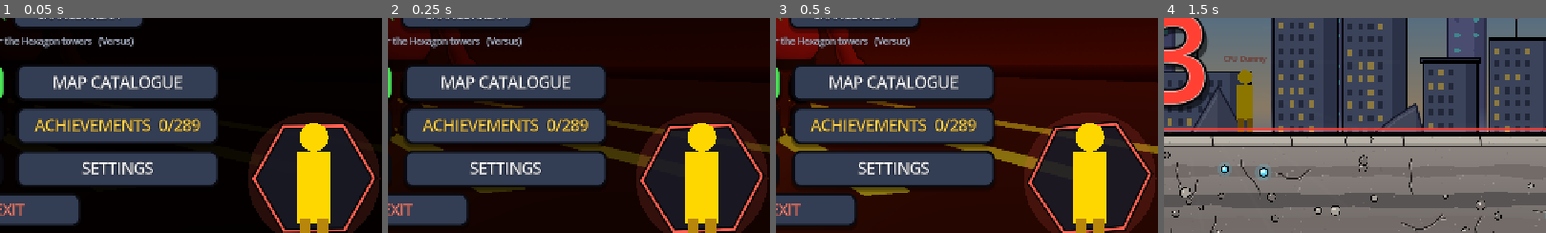
Above: before the commit, frames 1-4 (left to right).
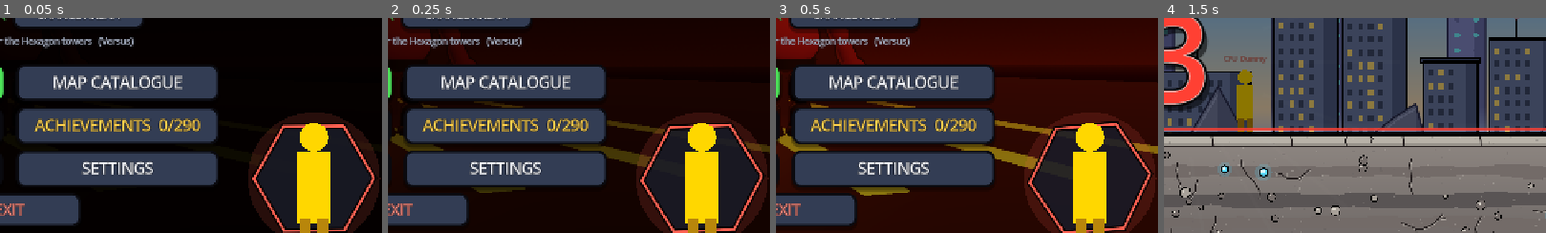
Above: after the commit, the same moments.

Repository: mahitoitadori2-dotcom/fighting-game
Game: Godot game, scene res://scenes/MainMenu.tscn
The game is run twice, just before and just after one commit, with the same random seed, the same clock (stepped at 60 frames per second) and the same inputs.
Inputs:
- Up to frame 1 (0.05 s): no input
- Up to frame 2 (0.25 s): no input
- Up to frame 3 (0.5 s): no input
- Up to frame 4 (1.5 s): click "PLAY" at 0.5 s; click "START" at 1.25 s
The pictures show only the part of the screen within x 49-99%, y 40-90%; the shares and areas given below are measured in that part.

The runs differ from the first frame. In frame 1, 0.1% of the frame differs, in the area x 47-53%, y 47-53%; in frame 2, 0.1%; in frame 3, 0.1%; in frame 4, nothing differs.

Commit message:
Level 80 THE STORM ATTACKS: Trainer cut off, the Storm breaks into Orbis Terrarum, breaking-bridge run with the other hero + Trainer, the dead town, cave slide chased by the Storm, possessed corpse waves + the Storm Hand boss with the Trainer as a CPU ally; boss_storm_hand music

Diff:
--- a/scripts/achievements/Achievements.gd
+++ b/scripts/achievements/Achievements.gd
@@ -284,8 +284,10 @@
 	for i in 4:
 		_add("orbis_%d" % (76 + i), "Lesson: %s" % lesson_names[i], "Learn the lesson about %s." % lesson_names[i].to_lower(), "story",
 			{"big": "star", "frame": "silver", "bg": orbis_bg.lerp(Color(0.2, 0.2, 0.3), 0.15 * float(i))})
-	_add("col_%d" % StoryLevels.ORBIS_PART, "Everything He Could Tell", "Learn every lesson of the Trainer in Orbis Terrarum.", "story",
-		{"big": "crown", "frame": "gold", "bg": orbis_bg})
+	_add("orbis_lessons", "Everything He Could Tell", "Learn every lesson of the Trainer in Orbis Terrarum.", "story",
+		{"big": "star", "frame": "gold", "bg": orbis_bg})
+	_add("col_%d" % StoryLevels.ORBIS_PART, "Orbis Terrarum Conquered", "Survive THE STORM ATTACKS: the bridge, the mountain, the corpses and the Storm Hand.", "story",
+		{"big": "crown", "frame": "gold", "bg": Color(0.14, 0.16, 0.28)})
 	_add("run_caught", "Lava Between the Toes", "Get caught by the flood 5 times in one level... and still reach the white wall.", "secret",
 		{"big": "skull", "frame": "bronze", "bg": Color(0.30, 0.08, 0.04)})
 	# ---------------- THE MIMIC ----------------
--- a/scripts/story/StoryBoard.gd
+++ b/scripts/story/StoryBoard.gd
@@ -302,6 +302,10 @@
 		var tag := "  (BOSS)" if boss else ""
 		if StoryLevels.is_open_world(_pawn_space):
 			tag = "  (OPEN WORLD  -  5-15 min)"
+		if StoryLevels.is_storm(_pawn_space):
+			_info.text = "Level %d: %s  (the table - the breaking bridge - the dead town - a slide - corpses + THE STORM HAND)    |    YOU + %s + THE TRAINER" % [_pawn_space, lv["title"], ("ARCHITECT" if StoryLevels.hero_of(_pawn_space) == "warrior" else "WARRIOR")]
+			_play.text = "PLAY LEVEL %d" % _pawn_space
+			return
 		if StoryLevels.is_orbis(_pawn_space):
 			var what := "DIALOGUE ONLY  -  a lesson (any order, all needed)" if StoryLevels.is_lesson(_pawn_space) else "DIALOGUE ONLY"
 			_info.text = "Level %d: %s  (%s)    |    The Architect and the Warrior, at the Trainer's table" % [_pawn_space, lv["title"], what]
@@ -648,7 +652,7 @@
 		scene.hero_art = art
 		add_child(scene)
 		await scene.finished
-	elif StoryLevels.is_orbis(_pawn_space):
+	elif StoryLevels.is_orbis(_pawn_space) or StoryLevels.is_storm(_pawn_space):
 		pass                                                            # Orbis Terrarum: straight to the table
 	elif Three.enabled() and not StoryLevels.is_slide(_pawn_space):     # (The Caves: you just fall in)
 		# 3D LEVEL INTRO: walk in / fly over / fall in / gate opens / boss reveal (Scenes3D.intro_for)
@@ -664,6 +668,10 @@
 		fall.caption = "LEVEL %d:  %s" % [_pawn_space, StoryLevels.get_level(_pawn_space)["title"]]
 		add_child(fall)
 		await fall.finished
+	if StoryLevels.is_storm(_pawn_space):                 # Level 80 starts at the table (phase 0)
+		OrbisTalk.storm_phase = 0
+		get_tree().change_scene_to_file(ORBIS_SCENE)
+		return
 	if StoryLevels.is_orbis(_pawn_space):
 		get_tree().change_scene_to_file(ORBIS_SCENE)
 		return
--- a/scripts/story/StoryManager.gd
+++ b/scripts/story/StoryManager.gd
@@ -790,8 +790,7 @@
 	add_child(e)
 	_apply_void_mod(e, id)
 	if bool(level.get("possessed", false)):              # Level 80: CORPSES the Storm controls
-		e.modulate = Color(0.60, 0.66, 0.92)
-		e.data.character_name = "Possessed " + e.data.character_name
+		e.set_deferred("modulate", Color(0.55, 0.62, 0.95))     # (Deferred: after the enemy's own setup)
 		Effects.hit_sparks(e, pos + Vector2(0, -60), 10, 1.2)
 	Effects.hit_sparks(e, pos + Vector2(0, -40), 8, 1.0)
 	e.died.connect(_on_enemy_died.bind(e))
--- a/scripts/story/orbis/OrbisTalk.gd
+++ b/scripts/story/orbis/OrbisTalk.gd
@@ -176,7 +176,7 @@
 		if not StoryProgress.level_cleared(int(n)):
 			done = false
 	if done:
-		Achievements.unlock("col_%d" % StoryLevels.ORBIS_PART)
+		Achievements.unlock("orbis_lessons")
 	SoundManager.play_sfx("count_go")
 	_show(title, sub + "\nProgress saved")
 	if StoryManager.autoplay:
@@ -207,6 +207,76 @@
 # ============================================================
 func _draw() -> void:
 	var vs := get_viewport_rect().size
+	if _town:
+		_draw_town(vs)
+		_draw_overlays(vs)
+		return
+	_draw_island(vs)
+	if _dark > 0.0:                                              # The Storm breaking in
+		draw_rect(Rect2(Vector2.ZERO, vs), Color(0.05, 0.06, 0.12, 0.55 * _dark))
+		for i in 14:
+			var x := vs.x * float(i) / 13.0
+			draw_circle(Vector2(x + 30.0 * sin(_t + float(i)), vs.y * 0.08 + 30.0 * sin(float(i) * 1.7)), 110.0 * _dark, Color(0.14, 0.15, 0.24, 0.9 * _dark))
+		if fmod(_t * 1.7, 1.0) < 0.12 * _dark:
+			var lx := vs.x * fmod(_t * 0.43, 1.0)
+			draw_polyline(PackedVector2Array([Vector2(lx, 0), Vector2(lx + 40, vs.y * 0.2), Vector2(lx - 10, vs.y * 0.4), Vector2(lx + 30, vs.y * 0.62)]), Color(0.9, 0.95, 1.0), 4.0)
+	if _crack > 0.0:                                             # The spell dome over the hut cracks
+		var hc := Vector2(vs.x * 0.78, vs.y * 0.70 - 14.0 - 114.0)
+		for k in 6:
+			var a := PI + PI * float(k) / 5.0
+			var p0 := hc + Vector2.from_angle(a) * 230.0
+			var p1 := p0.lerp(hc, 0.4 * _crack)
+			draw_polyline(PackedVector2Array([p0, p0.lerp(p1, 0.5) + Vector2(10, -8), p1]), Color(0.8, 0.95, 1.0, 0.9), 3.0)
+	_draw_overlays(vs)
+
+
+func _draw_overlays(vs: Vector2) -> void:
+	if _white > 0.0:
+		draw_rect(Rect2(Vector2.ZERO, vs), Color(1, 1, 1, _white))
+
+
+## LEVEL 80, phase 2: the town of Terra Ordinariorum under the Storm - the villagers lie dead.
+func _draw_town(vs: Vector2) -> void:
+	for i in 10:
+		var k := float(i) / 9.0
+		draw_rect(Rect2(0, vs.y * 0.1 * float(i), vs.x, vs.y * 0.1 + 1.0), Color(0.08, 0.09, 0.15).lerp(Color(0.30, 0.32, 0.42), k))
+	for i in 16:
+		draw_circle(Vector2(vs.x * float(i) / 15.0, vs.y * 0.1 + 20.0 * sin(float(i) * 2.0 + _t * 0.4)), 120.0, Color(0.12, 0.13, 0.22))
+	if fmod(_t, 2.3) < 0.1:
+		draw_rect(Rect2(Vector2.ZERO, vs), Color(0.8, 0.85, 1.0, 0.12))
+	var ground := vs.y * 0.56                                   # (High enough to see over the dialogue box)
+	for k in 5:                                                  # Broken houses
+		var hx := vs.x * (0.08 + 0.2 * float(k))
+		draw_rect(Rect2(hx, ground - 120.0, 140.0, 120.0), Color(0.42, 0.38, 0.34))
+		draw_colored_polygon(PackedVector2Array([Vector2(hx - 10, ground - 120), Vector2(hx + 40, ground - 170 + float(k % 2) * 30.0), Vector2(hx + 90, ground - 120)]), Color(0.30, 0.16, 0.12))
+		draw_rect(Rect2(hx + 50, ground - 50, 34, 50), Color(0.12, 0.10, 0.09))
+	draw_rect(Rect2(0, ground, vs.x, vs.y - ground), Color(0.28, 0.27, 0.27))
+	draw_line(Vector2(0, ground), Vector2(vs.x, ground), Color(0, 0, 0), 3.0)
+	# The villagers, lying in the street (grey, still)
+	var spots := [0.18, 0.31, 0.45, 0.58, 0.70, 0.84]
+	for i in spots.size():
+		draw_set_transform(Vector2(vs.x * float(spots[i]), ground + 4.0), -PI * 0.5 * (1.0 if i % 2 == 0 else -1.0), Vector2(0.9, 0.9))
+		modulate_town_corpse(i)
+		draw_set_transform(Vector2.ZERO, 0.0, Vector2.ONE)
+	# The three of you walk in from the left
+	var k2 := clampf(_walk, 0.0, 1.0)
+	var bob := absf(sin(_t * 10.0)) * 4.0 if k2 < 1.0 else 0.0
+	var base := Vector2(vs.x * (0.02 + 0.36 * k2), ground - bob)
+	draw_set_transform(base + Vector2(-120, 0), 0.0, Vector2(1.1, 1.1))
+	OrbisArt.trainer(self, _t, "upset")
+	draw_set_transform(base + Vector2(-60, 0), 0.0, Vector2(1.1, 1.1))
+	WarriorArt.draw_portrait(self, _t)
+	draw_set_transform(base, 0.0, Vector2(1.1, 1.1))
+	ArchitectArt.draw_portrait(self, _t)
+	draw_set_transform(Vector2.ZERO, 0.0, Vector2.ONE)
+
+
+func modulate_town_corpse(i: int) -> void:
+	OrdArt.villager(self, i, 0.0)
+	draw_circle(Vector2(0, -60), 70.0, Color(0.25, 0.27, 0.35, 0.35))              # Greyed by the Storm
+
+
+func _draw_island(vs: Vector2) -> void:
 	# Sky: warm gold above a calm blue
 	for i in 10:
 		var k := float(i) / 9.0
--- a/scripts/story/orbis/StormHand.gd
+++ b/scripts/story/orbis/StormHand.gd
@@ -11,7 +11,7 @@
 ##   Debris        6 dmg   ENRAGED: rocks rain from the cave roof
 
 func boss_forms() -> Array:
-	return [{"name": "The Storm Hand", "title": "THE STORM HAND", "hp": 480, "body": Vector2(200, 230), "speed": 170.0}]
+	return [{"name": "The Storm Hand", "title": "THE STORM HAND", "hp": 720, "body": Vector2(200, 230), "speed": 170.0}]
 
 
 func setup_boss() -> void:
--- a/scripts/story/slide/CaveSlide.gd
+++ b/scripts/story/slide/CaveSlide.gd
@@ -45,6 +45,10 @@
 	6: {"len": 46000.0, "speed": 720.0, "sky": [Color(0.14, 0.02, 0.02), Color(0.38, 0.10, 0.02)], "rock": Color(0.12, 0.08, 0.08),
 		"glow": Color(1.0, 0.4, 0.1), "music": "boss_kharleming_lord", "run": true, "fight": true,
 		"pool": ["rock", "wall", "gap", "ceil", "wall_ceil", "gap_ceil", "rock_ceil", "wall", "long_ceil"]},
+	# Level 80, phase 3: sliding down through the mountain - THE STORM chases you (like the Magma Run).
+	11: {"len": 30000.0, "speed": 660.0, "sky": [Color(0.04, 0.05, 0.09), Color(0.10, 0.12, 0.20)], "rock": Color(0.16, 0.16, 0.20),
+		"glow": Color(0.6, 0.8, 1.0), "music": "boss_storm_finger", "run": true, "storm": true,
+		"pool": ["rock", "wall", "gap", "ceil", "spikes", "rock_ceil", "wall"]},
 }
 ## THE ROAD TO PEACE (Story part 12, levels 72-74): RUN up the bridge from Orbis Terrarum. No S.
 ## The Storm throws particles: jump them or hit them (J). The Architect carries a SWORD here
@@ -56,6 +60,10 @@
 		"glow": Color(1.0, 0.92, 0.6), "music": "story_road", "road": true, "pool": ["orb", "spark", "pair", "spark", "orb"]},
 	9: {"len": 46000.0, "speed": 700.0, "sky": [Color(0.05, 0.05, 0.10), Color(0.18, 0.18, 0.30)], "rock": Color(0.85, 0.78, 0.55),
 		"glow": Color(1.0, 0.92, 0.6), "music": "boss_storm_finger", "road": true, "pool": ["orb", "spark", "pair", "mix", "spark", "mix"]},
+	# Level 80, phase 1: RUN DOWN the bridge as it breaks apart (gaps!) - with the other two.
+	10: {"len": 26000.0, "speed": 660.0, "sky": [Color(0.03, 0.03, 0.07), Color(0.12, 0.12, 0.22)], "rock": Color(0.85, 0.78, 0.55),
+		"glow": Color(0.8, 0.9, 1.0), "music": "boss_storm_finger", "road": true, "down": true, "gaps": true,
+		"pool": ["orb", "gap", "spark", "gap", "pair", "gap"]},
 }
 const ROAD_SLOPE := 0.10
 const ATTACK_REACH := 170.0           # Smash a wall this close in front of you
@@ -101,6 +109,9 @@
 ## Enlightened One; he sent them to the bridge (lore by the user). "" = alone.
 var partner := ""
 var _partner_h := 0.0
+var _reunion := false                 # Level 74: the reunion talk at the start
+var _down := false                    # Level 80: running DOWN the breaking bridge
+var _trainer_runs := false            # Level 80: the Trainer runs with you too
 var gap := HUNT_START                 # How far behind the flood is
 var caught := 0
 var smashed := 0
@@ -119,7 +130,9 @@
 func _ready() -> void:
 	StoryProgress.load_progress()
 	level_n = StoryProgress.current_level
-	if StoryLevels.colosseum_of(level_n) == StoryLevels.ROAD_PART:
+	if level_n == StoryLevels.STORM_LEVEL:                    # Level 80: the bridge (phase 1) or the cave (phase 3)
+		tier = 11 if OrbisTalk.storm_phase >= 3 else 10
+	elif StoryLevels.colosseum_of(level_n) == StoryLevels.ROAD_PART:
 		tier = clampi(level_n - StoryLevels.first_of(StoryLevels.ROAD_PART) + 7, 7, 9)
 	elif StoryLevels.colosseum_of(level_n) == StoryLevels.RUN_PART:
 		tier = clampi(level_n - StoryLevels.first_of(StoryLevels.RUN_PART) + 4, 4, 6)
@@ -131,10 +144,15 @@
 	_len = float(_cfg["len"])
 	run = bool(_cfg.get("run", false))
 	road = bool(_cfg.get("road", false))
+	_down = bool(_cfg.get("down", false))
 	if road:
 		_build_road()
 		if level_n == StoryLevels.last_of(StoryLevels.ROAD_PART):
 			partner = "architect" if hero == "warrior" else "warrior"
+			_reunion = true
+		elif level_n == StoryLevels.STORM_LEVEL:
+			partner = "architect" if hero == "warrior" else "warrior"
+			_trainer_runs = true
 	else:
 		_build_layout()
 	if bool(_cfg.get("fight", false)):
@@ -154,8 +172,8 @@
 # LAYOUT (seeded: the same cave every time)
 # ============================================================
 func floor_y(x: float) -> float:
-	if road:                                                     # The bridge climbs UP into the sky
-		return -x * ROAD_SLOPE + 18.0 * sin(x / 900.0)
+	if road:                                                     # The bridge climbs UP into the sky (level 80: runs DOWN)
+		return (x if _down else -x) * ROAD_SLOPE + 18.0 * sin(x / 900.0)
 	return x * SLOPE + 70.0 * sin(x / 950.0) + 26.0 * sin(x / 330.0 + 1.3)
 
 
@@ -186,6 +204,8 @@
 		match kind:
 			"orb", "spark":
 				_parts.append(_particle(kind, x, pv))
+			"gap":                                          # Level 80: the bridge has broken here - jump it
+				_obs.append({"kind": "gap", "x": x, "w": rng.randf_range(170.0, 230.0), "h": 0.0})
 			"pair":
 				_parts.append(_particle("orb", x, pv))
 				_parts.append(_particle("orb", x + (v + pv) * 0.75, pv))
@@ -285,16 +305,21 @@
 	if road:
 		keys = "W  -  JUMP        J  -  HIT"
 		line = "Run up the bridge. The Storm throws everything it has at you."
+		if _down:
+			title = "THE BREAKING BRIDGE"
+			line = "RUN! The bridge is falling apart - jump the gaps!"
+	if bool(_cfg.get("storm", false)):
+		title = "INTO THE MOUNTAIN"
 	if run:
 		keys += "        J  -  SMASH WALLS"
-		line = "The lava and the Kharlemings are HUNTING you.  Do not slow down."
+		line = "The STORM followed you into the mountain.  Do not slow down." if bool(_cfg.get("storm", false)) else "The lava and the Kharlemings are HUNTING you.  Do not slow down."
 		if _resumed:
 			title = "THE LAST SLIDE"
 			line = "They keep coming.  Reach the white wall!"
 	_show("LEVEL %d:  %s" % [level_n, title], keys + "\n" + line)
 	await get_tree().create_timer(2.8).timeout
 	_hide()
-	if partner != "":                                        # Level 74: the other hero catches up
+	if _reunion:                                             # Level 74: the other hero catches up
 		var lines: Array = StoryDialogue.ROAD_REUNION.duplicate(true)
 		for l in lines:
 			l[0] = hero if String(l[0]) == "H" else partner
@@ -310,6 +335,13 @@
 	var tw := create_tween()
 	tw.tween_property(self, "_white", 1.0, 0.9)
 	await tw.finished
+	if level_n == StoryLevels.STORM_LEVEL:                   # Level 80: on to the next scene
+		OrbisTalk.storm_phase = 2 if tier == 10 else 4
+		StoryProgress.current_level = level_n
+		if StoryManager.autoplay:
+			print("CAVES autoplay: level 80 -> phase %d" % OrbisTalk.storm_phase)
+		get_tree().change_scene_to_file("res://scenes/OrbisTalk.tscn" if tier == 10 else StoryManager.ARENA_SCENE)
+		return
 	SoundManager.play_sfx("count_go")
 	var flawless := hits == 0
 	var old := StoryProgress.best_time(level_n)
@@ -523,6 +555,10 @@
 func _bot() -> void:
 	var v := maxf(speed, 1.0)
 	if road:
+		for o in _obs:                                       # Level 80: jump the broken parts of the bridge
+			var gd := float(o["x"]) - px
+			if o["kind"] == "gap" and gd < 40.0 and gd > -20.0 and h <= 0.5:
+				_jump_buf = BUFFER
 		for p in _parts:
 			if bool(p["gone"]) or not bool(p["on"]) or float(p["x"]) < px - HALF_W:
 				continue
@@ -774,16 +810,38 @@
 	draw_set_transform(-cam, 0.0, Vector2.ONE)
 	var x0 := cam.x - 60.0
 	var x1 := cam.x + vs.x + 60.0
-	var top := PackedVector2Array()
-	var xx := floorf(x0 / 40.0) * 40.0
-	while xx <= x1 + 40.0:
-		top.append(Vector2(xx, floor_y(xx)))
-		xx += 40.0
-	var deck := top.duplicate()
-	for i in range(top.size() - 1, -1, -1):
-		deck.append(top[i] + Vector2(0, 34))
-	draw_colored_polygon(deck, Color(0.92, 0.84, 0.58))
-	draw_polyline(top, Color(1.0, 0.98, 0.85), 4.0)
+	# The deck, in pieces between the broken gaps (level 80)
+	var cuts: Array = []
+	for o in _obs:
+		if o["kind"] == "gap" and float(o["x"]) < x1 and float(o["x"]) + float(o["w"]) > x0:
+			cuts.append([float(o["x"]), float(o["x"]) + float(o["w"])])
+	var pieces: Array = []
+	var seg := x0
+	for cc in cuts:
+		pieces.append([seg, float(cc[0])])
+		seg = float(cc[1])
+	pieces.append([seg, x1 + 40.0])
+	for pc in pieces:
+		var a := float(pc[0])
+		var b := float(pc[1])
+		if b - a < 2.0:
+			continue
+		var top := PackedVector2Array()
+		var xx := a
+		while xx < b:
+			top.append(Vector2(xx, floor_y(xx)))
+			xx += 40.0
+		top.append(Vector2(b, floor_y(b)))
+		var deck := top.duplicate()
+		for i in range(top.size() - 1, -1, -1):
+			deck.append(top[i] + Vector2(0, 34))
+		draw_colored_polygon(deck, Color(0.92, 0.84, 0.58))
+		draw_polyline(top, Color(1.0, 0.98, 0.85), 4.0)
+	for cc in cuts:                                             # Planks falling into the Storm below
+		for k in 3:
+			var fx := float(cc[0]) + (float(cc[1]) - float(cc[0])) * (0.25 + 0.25 * float(k))
+			var fy := floor_y(fx) + 60.0 + fmod(_t * 120.0 + float(k) * 70.0, 300.0)
+			draw_line(Vector2(fx - 18, fy), Vector2(fx + 18, fy + 6), Color(0.80, 0.70, 0.45, 0.8), 6.0)
 	var bx := floorf(x0 / 90.0) * 90.0                         # Planks + glowing posts of the rail
 	while bx < x1:
 		var fy := floor_y(bx)
@@ -808,11 +866,18 @@
 		_partner_h = lerpf(_partner_h, maxf(h, 0.0), minf(get_process_delta_time() * 7.0, 1.0))
 		var qx := px - 150.0
 		var qp := Vector2(qx, floor_y(qx) - _partner_h - absf(sin(_t * 13.0 + 1.0)) * 6.0)
-		draw_set_transform(qp - _cam, atan(-ROAD_SLOPE) + 0.1, Vector2(0.9, 0.9))
+		var lean := atan(ROAD_SLOPE if _down else -ROAD_SLOPE) + 0.1
+		draw_set_transform(qp - _cam, lean, Vector2(0.9, 0.9))
 		StoryLevels.hero_art(partner).call("draw_portrait", self, _t * 0.3)
 		if partner == "architect":                           # The Architect's bridge sword
 			_draw_road_sword(Vector2(18, -62), -0.9)
 		draw_set_transform(-_cam, 0.0, Vector2.ONE)
+		if _trainer_runs:                                    # Level 80: the Trainer, right behind them
+			var tx := px - 290.0
+			var tp := Vector2(tx, floor_y(tx) - _partner_h - absf(sin(_t * 12.0 + 2.0)) * 6.0)
+			draw_set_transform(tp - _cam, lean, Vector2(0.9, 0.9))
+			OrbisArt.trainer(self, _t, "upset")
+			draw_set_transform(-_cam, 0.0, Vector2.ONE)
 	_draw_hero()
 	draw_set_transform(Vector2.ZERO, 0.0, Vector2.ONE)
 
@@ -985,8 +1050,9 @@
 	var hx := px - gap
 	if hx < x0 - 400.0:
 		return
-	var lava := Color(1.0, 0.42, 0.08)
-	var hot := Color(1.0, 0.85, 0.35)
+	var storm := bool(_cfg.get("storm", false))                 # Level 80: the STORM itself, not lava
+	var lava := Color(0.16, 0.17, 0.27) if storm else Color(1.0, 0.42, 0.08)
+	var hot := Color(0.75, 0.88, 1.0) if storm else Color(1.0, 0.85, 0.35)
 	var front := PackedVector2Array()
 	var back := hx - 2600.0
 	front.append(Vector2(back, floor_y(back) + 200.0))
@@ -998,7 +1064,13 @@
 	draw_colored_polygon(front, lava)
 	var edge := front.slice(1, front.size() - 1)
 	draw_polyline(edge, hot, 6.0)
-	draw_circle(Vector2(hx, floor_y(hx) - TUNNEL_H * 0.5), 300.0, Color(1.0, 0.4, 0.1, 0.10))
+	draw_circle(Vector2(hx, floor_y(hx) - TUNNEL_H * 0.5), 300.0, Color(0.6, 0.75, 1.0, 0.10) if storm else Color(1.0, 0.4, 0.1, 0.10))
+	if storm:                                                # Lightning inside the Storm's front
+		for k in 3:
+			if fmod(_t * 3.0 + float(k) * 0.7, 1.0) < 0.3:
+				var by := floor_y(hx) - 40.0 - float(k) * 120.0
+				draw_polyline(PackedVector2Array([Vector2(hx - 120, by), Vector2(hx - 60, by - 30), Vector2(hx - 80, by - 60), Vector2(hx - 10, by - 90)]), hot, 3.0)
+		return
 	for i in 3:                                              # Kharlemings riding the wave
 		var kx := hx + 10.0 - float(i) * 70.0 + 18.0 * sin(_t * 5.0 + float(i))
 		var ky := floor_y(kx) - 30.0 - float(i) * 120.0 - 20.0 * absf(sin(_t * 6.0 + float(i) * 2.0))
@@ -1014,7 +1086,7 @@
 	var rot := slope_a - 0.22                                # Leaning back: sliding
 	var sc := Vector2(0.95, 0.95)
 	if road:                                                 # RUNNING up the bridge: lean forward, bob
-		slope_a = atan(-ROAD_SLOPE + (18.0 / 900.0) * cos(px / 900.0))
+		slope_a = atan((ROAD_SLOPE if _down else -ROAD_SLOPE) + (18.0 / 900.0) * cos(px / 900.0))
 		rot = slope_a + 0.1
 		if h <= 0.5 and _crash < 0.0:
 			pos.y -= absf(sin(_t * 13.0)) * 6.0
Not shown, added: audio/music/boss_storm_hand.wav.import
Not shown, added: audio/music/boss_storm_hand.wav
Not shown, changed: vault/SUMMARY.md
Not shown, changed: vault/StoryMode.md
Not shown, changed: vault/Todo.md
